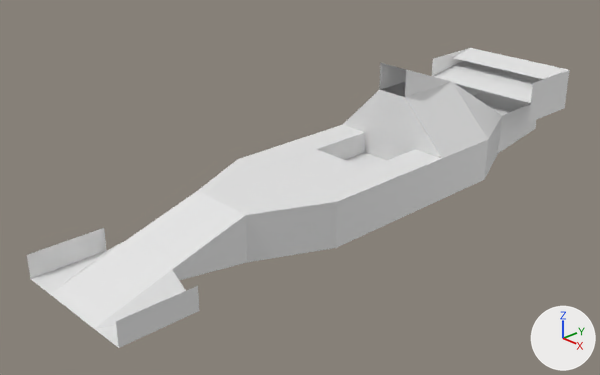
Two versions of the Blender file 2o/Practicas/Blender/F1.blend, one commit apart.
The view is the same before and after, from a 50 mm lens placed at (7.73, -8.08, 4.82), pointed at (-0.24, -0.58, -0.02). Every picture has the same lights, and +X, +Y and +Z are marked at lower right.
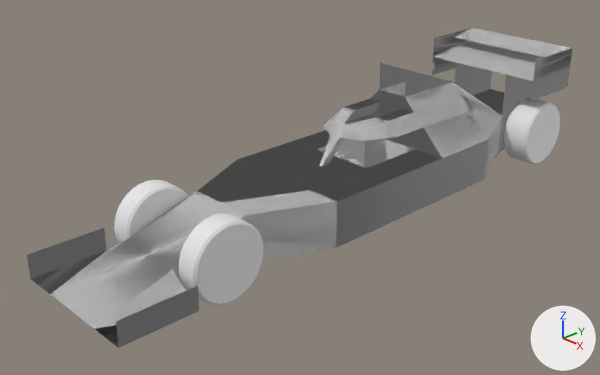
Where the newer file only moved an object's origin or applied its transform, the numbers keep the older frame.

What changed in the scene script:
```text
Change me_cube:
    used by ob_cube; location = (0.0, 0.0, 0.0); scale = (1.0, 4.4, 0.334)
    remove me_cube.from_pydata(...)  # 124 vertices, 105 faces, 28 loose edges; spans x -1.0..1.0, y -1.0..1.0, z -1.0..4.5
    add me_cube.from_pydata(...)  # 334 vertices, 295 faces, 54 loose edges; spans x -1.0..1.0, y -1.0..1.0, z -1.0..4.5
    me_cube part 1: a new loose piece of 167 vertices spanning x -1.0..1.0, y -1.0..1.0, z -1.0..4.5, in mat_material (white #e7e7e7)
    me_cube part 2: 2 vertices moved from x -1.0..1.0, y 1.0, z 2.0 to x -0.5..0.5, y 1.0, z 3.1; 18 vertices removed from x -1.0..1.0, y 0.24..1.0, z 1.0..3.0; 61 vertices added at x -1.0..1.0, y -0.09..1.0, z 1.0..4.1
    me_cube part 3: 85 kept faces spanning x -1.0..1.0, y -1.0..1.0, z -1.0..4.5 are now shaded smooth
Add me_cube_001:
    me_cube_001.from_pydata(...)  # 72 vertices, 68 faces; spans x -0.5..0.5, y -0.5..0.5, z -0.5..0.5
Add me_cylinder_003:
    me_cylinder_003.from_pydata(...)  # 128 vertices, 98 faces; spans x -0.532..0.532, y -0.532..0.532, z -0.172..0.172
    me_cylinder_003.polygons.foreach_set('use_smooth', [True] * 98)
Add ob_stearing_wheel:
    ob_stearing_wheel = bpy.data.objects.new('Stearing_Wheel', me_cube_001)
    ob_stearing_wheel.location = (0.0, 0.06, 0.22)
    ob_stearing_wheel.scale = (0.548, 0.0865, 0.263)
Add ob_rl_wheel:
    ob_rl_wheel = bpy.data.objects.new('RL_Wheel', me_cylinder_003)
    ob_rl_wheel.location = (0.76, 3.85, 0.0)
    ob_rl_wheel.rotation_euler = (0.0, 1.571, 0.0)  # degrees (0, 90, 0)
    ob_rl_wheel.scale = (1.0, 1.0, 1.32)
Add ob_fr_wheel:
    ob_fr_wheel = bpy.data.objects.new('FR_Wheel', me_cylinder_003.copy())
    ob_fr_wheel.location = (-0.7, -2.75, 0.0)
    ob_fr_wheel.rotation_euler = (0.0, 1.571, 0.0)  # degrees (0, 90, 0)
Add ob_fl_wheel:
    ob_fl_wheel = bpy.data.objects.new('FL_Wheel', me_cylinder_003.copy())
    ob_fl_wheel.location = (0.7, -2.75, 0.0)
    ob_fl_wheel.rotation_euler = (0.0, 1.571, 0.0)  # degrees (0, 90, 0)
```

Where the change shows, as pixel boxes [x1, y1, x2, y2] in the pictures (600 x 375 px):
'Cube', reshaped (7% taller): before [27, 48, 570, 348]; after [27, 28, 573, 348]
'FL_Wheel', added: after [179, 213, 263, 305]
'RL_Wheel', added: after [503, 97, 560, 164]
'FR_Wheel', added: after [114, 180, 189, 244]
'Stearing_Wheel', added: after [334, 152, 360, 166]
part 1 of me_cube, added: after [27, 28, 573, 348]
part 2 of me_cube, built on: before [432, 48, 570, 123]; after [328, 40, 536, 137]
part 3 of me_cube, shading changed: before [27, 63, 536, 348]; after [129, 191, 337, 247]
